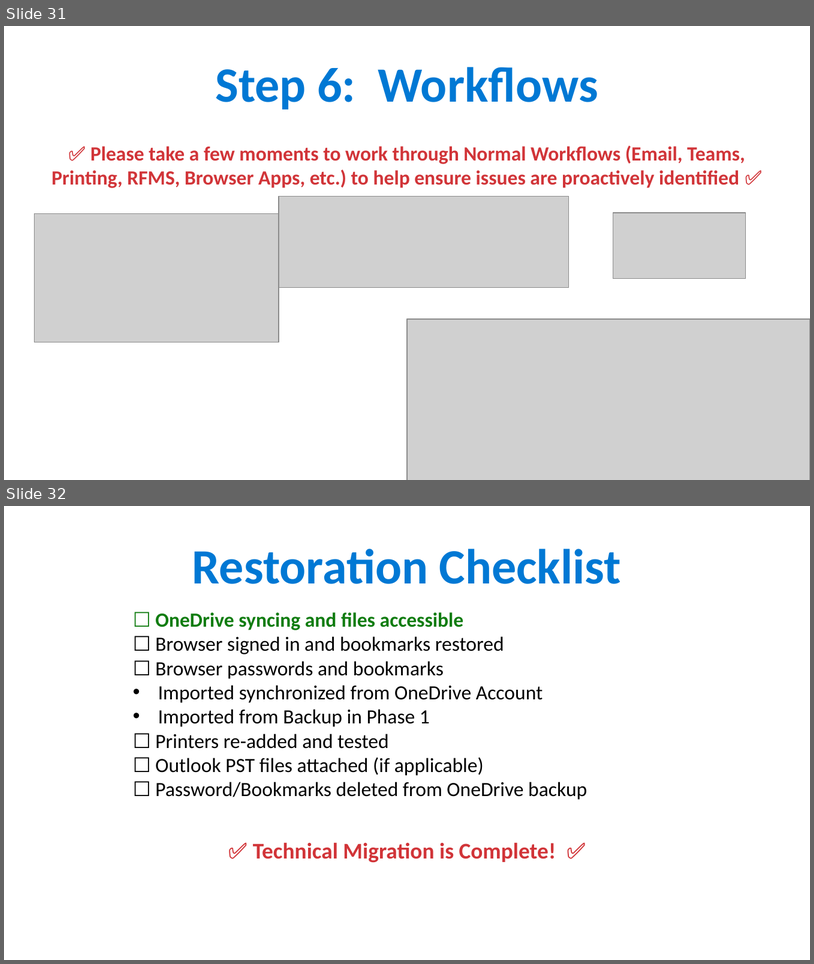
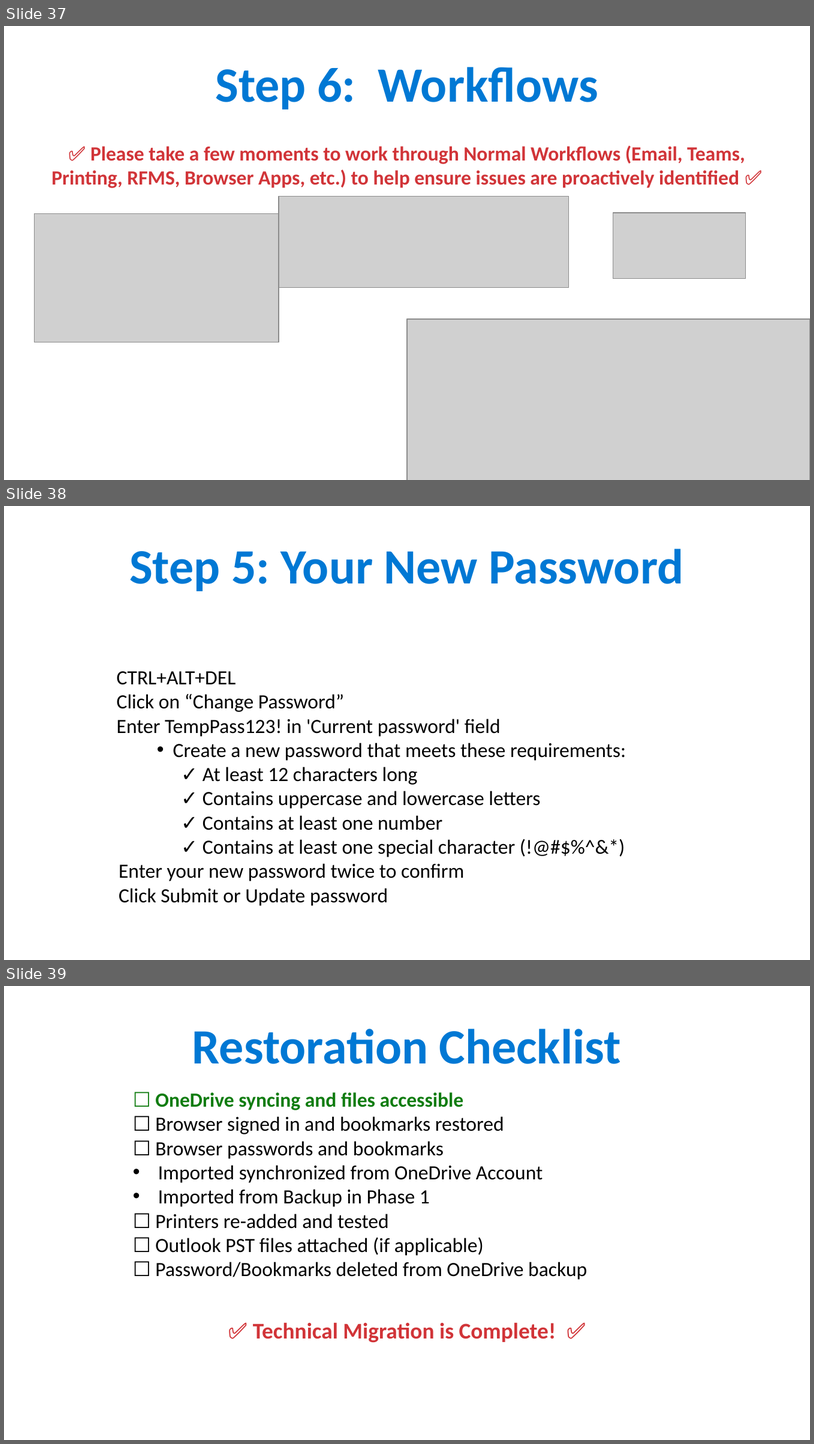
Before and after one commit to ipsghonline/tmp, a slide deck: presentation/Phase1-Backup-Guide.pptx. Shown one above the other, each under a label of ours: slides 31 and 32 before the commit, slides 37, 38 and 39 after it. The pictures are 814x964 and 814x1444 pixels, drawn with LibreOffice and Linux fonts; fonts in the diff are those of the drawing; grey boxes stand for pictures. Boxes give left, top, right and bottom in pixels: in the first picture for what was removed or moved away, otherwise in the second. Text is boxed around its words. In the diff, an @@ line names an element or a change of style, - is before the commit and + after.

```diff
--- a/presentation/Phase1-Backup-Guide.pptx
+++ b/presentation/Phase1-Backup-Guide.pptx
@@ slide 38 added at bbox=[4, 506, 810, 960], background #FFFFFF @@
@@ text added at bbox=[129, 549, 684, 591], 44 pt, text #0078D4, bold @@
+Step 5: Your New Password
@@ text added at bbox=[117, 671, 626, 906], 18 pt, text #000000 @@
+CTRL+ALT+DEL
+Click on “Change Password”
+Enter TempPass123! in 'Current password' field
+  • Create a new password that meets these requirements:
+    ✓ At least 12 characters long
+    ✓ Contains uppercase and lowercase letters
+    ✓ Contains at least one number
+    ✓ Contains at least one special character (!@#$%^&*)
+Enter your new password twice to confirm
+Click Submit or Update password
@@ what was slide 31 is now slide 37 @@
@@ what was slide 32 is now slide 39 @@
```
Also in this commit, not shown: 6 other slides added.
